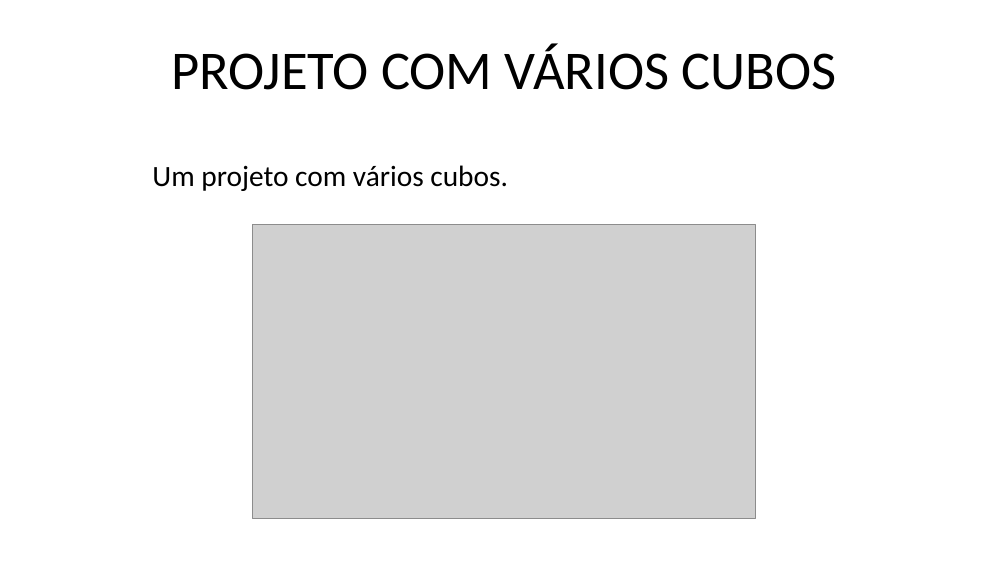
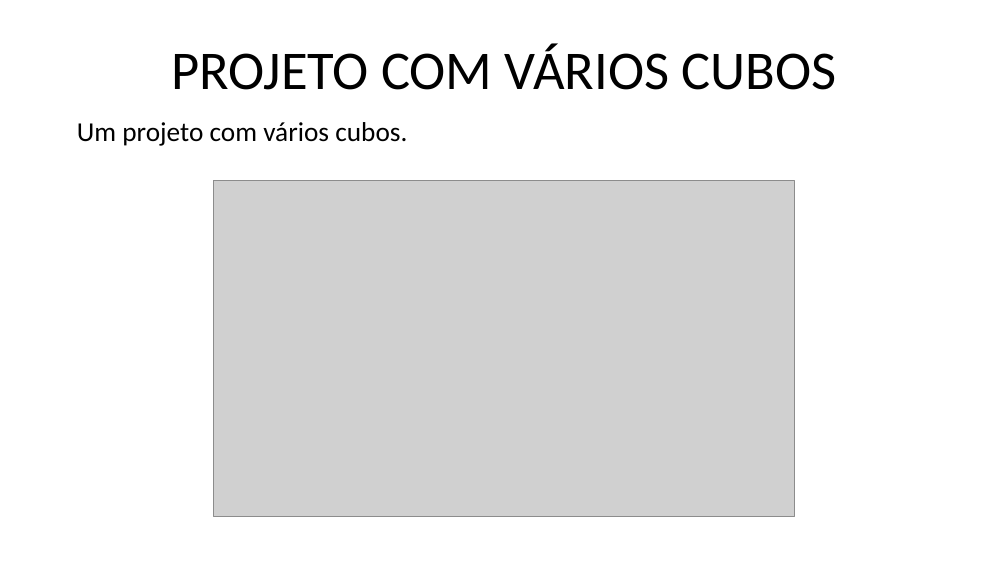
Before and after one commit to marcosdosea/ManualImpessora3D, a slide deck: slide 4 of Curso/Fundamentos de impressão 3D - Objetos.pptx. Drawn at 1008x567 pixels with LibreOffice and Linux fonts; fonts in the diff are those of the drawing; grey boxes stand for pictures. Boxes give left, top, right and bottom in pixels: in the first picture for what was removed or moved away, otherwise in the second. Text is boxed around its words. In the diff, an @@ line names an element or a change of style, - is before the commit and + after.

```diff
--- a/Curso/Fundamentos de impressão 3D - Objetos.pptx
+++ b/Curso/Fundamentos de impressão 3D - Objetos.pptx
@@ text "Um projeto com vários cubos." at (77,122,407,146): size 28 to 26 pt @@
@@ picture: place and size @@
-picture at (253,225,755,519)
+picture at (213,181,795,516)
```
Also in this commit, not shown: 15 other slides changed, 7 slides added, 6 other files.
